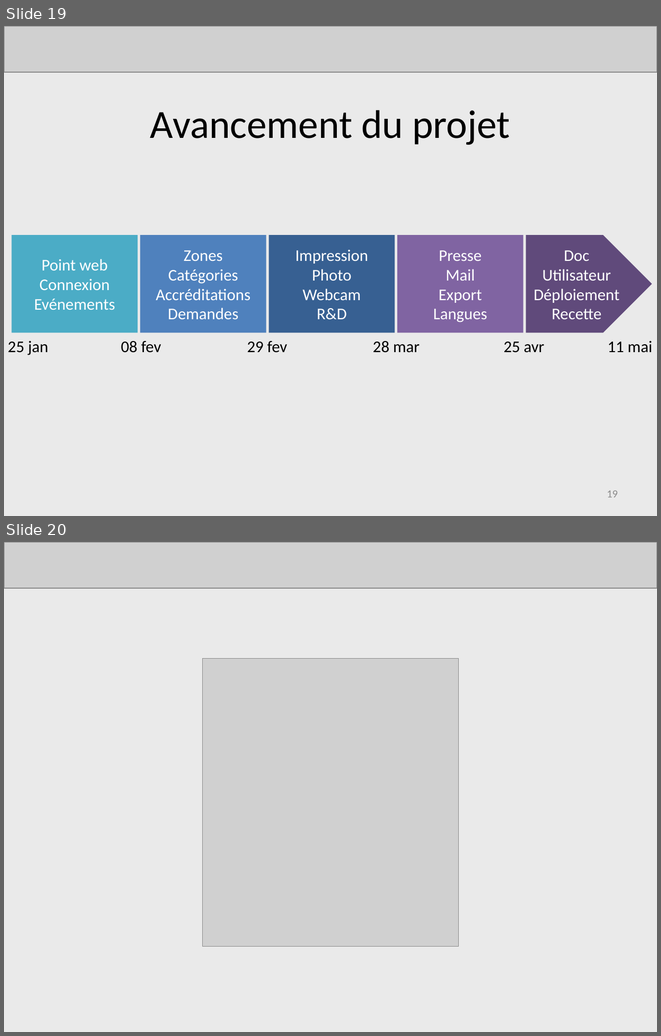
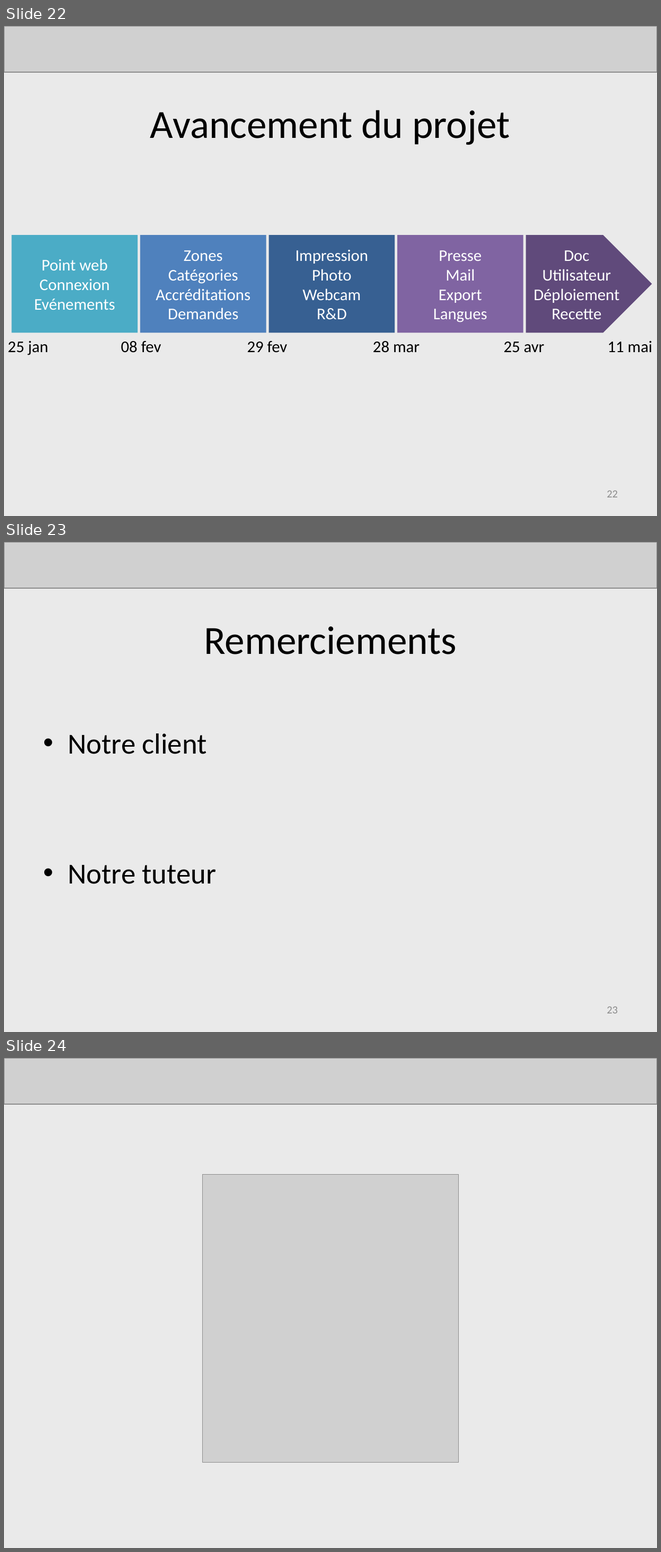
Before and after one commit to AdrienLombard/SimplePass, a slide deck: doc/Présentations/Projet Courchevel - Soutenance finale.pptx. Shown one above the other, each under a label of ours: slides 19 and 20 before the commit, slides 22, 23 and 24 after it. The pictures are 661x1036 and 661x1552 pixels, drawn with LibreOffice and Linux fonts; fonts in the diff are those of the drawing; grey boxes stand for pictures. Boxes give left, top, right and bottom in pixels: in the first picture for what was removed or moved away, otherwise in the second. Text is boxed around its words. In the diff, an @@ line names an element or a change of style, - is before the commit and + after.

```diff
--- a/doc/Présentations/Projet Courchevel - Soutenance finale.pptx
+++ b/doc/Présentations/Projet Courchevel - Soutenance finale.pptx
@@ slide 23 added at box(4, 542, 657, 1032), background #EAEAEA @@
@@ picture added at box(4, 542, 657, 588) @@
@@ title added at box(204, 626, 457, 654), 44 pt, text #000000 @@
+Remerciements
@@ text added at box(68, 733, 217, 884), 32 pt, text #000000 @@
+• Notre client
+• Notre tuteur
@@ page number added at box(607, 1006, 618, 1013), 12 pt, text #8C8C8C @@
+23
@@ what was slide 19 is now slide 22 @@
@@ page number at box(607, 490, 618, 497): text changed @@
-19
+22
@@ what was slide 20 is now slide 24 @@
```
Also in this commit, not shown: 6 slides changed, 3 other slides added.
